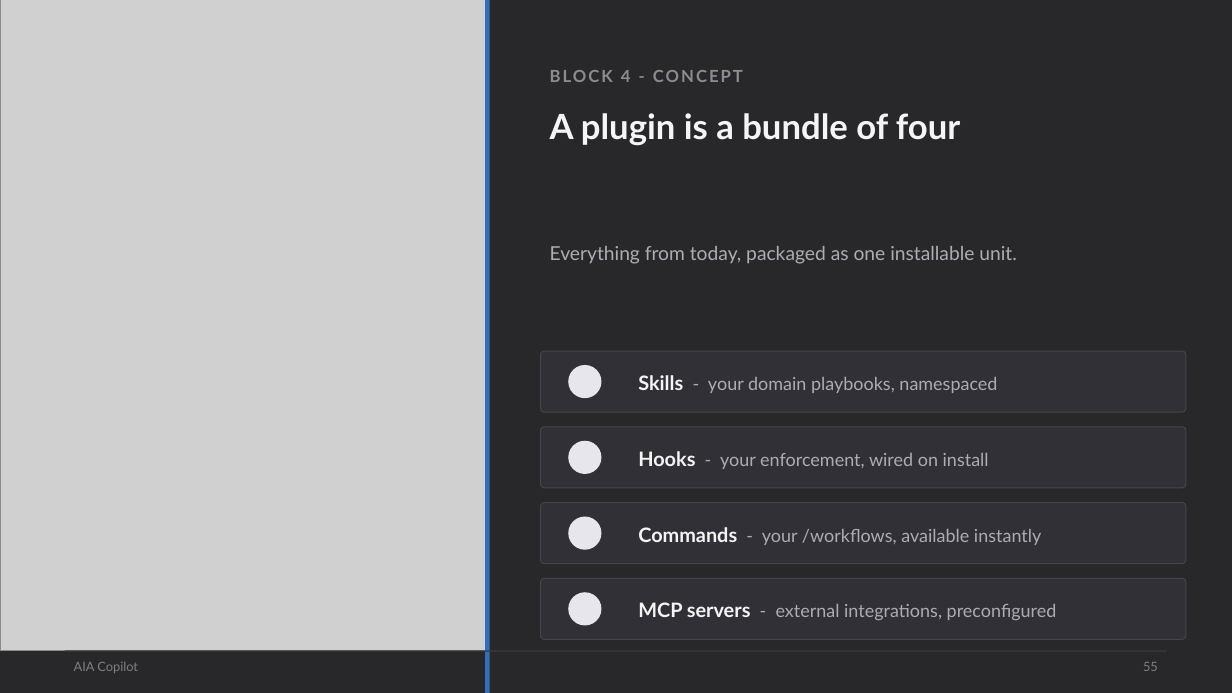
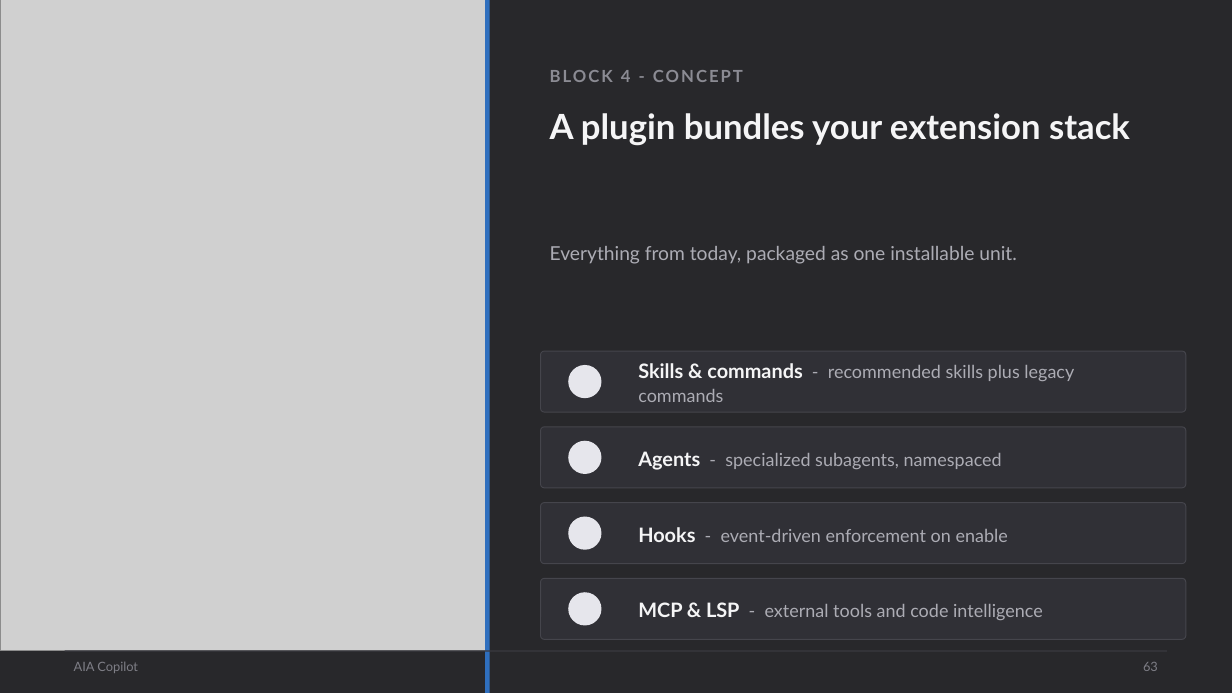
Before and after one commit to scottrhay/AIA-ClaudeCopilot, a slide deck: slide 63 of claude-code-3day/slides/Day2_Claude_Code_Extensions.pptx (slide 55 before the commit). Drawn at 1232x693 pixels with LibreOffice and Linux fonts; fonts in the diff are those of the drawing; grey boxes stand for pictures; background and template pictures are left out. Boxes give left, top, right and bottom in pixels: in the first picture for what was removed or moved away, otherwise in the second. Text is boxed around its words. In the diff, an @@ line names an element or a change of style, - is before the commit and + after.

```diff
--- a/claude-code-3day/slides/Day2_Claude_Code_Extensions.pptx
+++ b/claude-code-3day/slides/Day2_Claude_Code_Extensions.pptx
@@ text at <box>550,113,1130,146</box>: text changed @@
-A plugin is a bundle of four
+A plugin bundles your extension stack
@@ text at <box>638,363,1074,402</box>: text changed @@
-Skills - your domain playbooks, namespaced
+Skills & commands - recommended skills plus legacy commands
@@ text at <box>638,451,1002,470</box>: text changed @@
-Hooks - your enforcement, wired on install
+Agents - specialized subagents, namespaced
@@ text at <box>638,527,1008,542</box>: text changed @@
-Commands - your /workflows, available instantly
+Hooks - event-driven enforcement on enable
@@ text at <box>638,602,1043,620</box>: text changed @@
-MCP servers - external integrations, preconfigured
+MCP & LSP - external tools and code intelligence
@@ text at <box>1143,662,1158,671</box>: text changed @@
-55
+63
```
Also in this commit, not shown: 55 other slides changed, 14 slides added, 4 slides removed, 15 other files.
